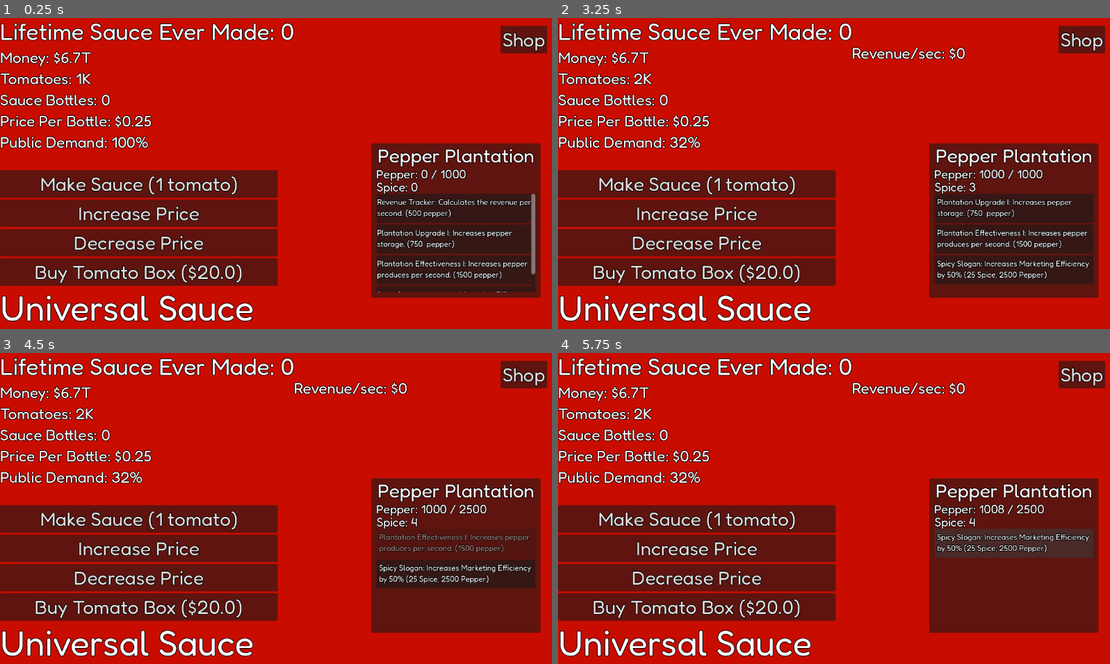
Above: before the commit, frames 1-4 (two rows, left to right).
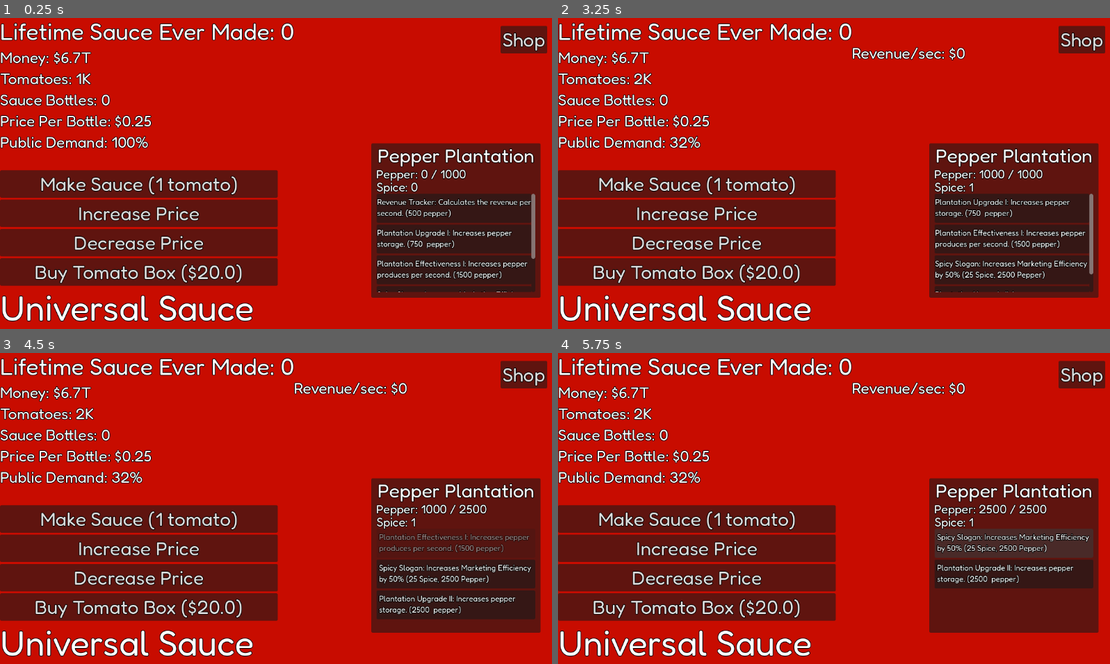
Above: after the commit, the same moments.

Repository: Overlord1304/UniversalSauce
Game: Godot game, scene res://scenes/main.tscn
The game is run twice, just before and just after one commit, with the same random seed, the same clock (stepped at 60 frames per second) and the same inputs.
Inputs:
- Up to frame 1 (0.25 s): no input
- Up to frame 2 (3.25 s): click "Increase Price" at 0.5 s; click "Decrease Price" at 1.25 s; click "Buy Tomato Box ($20.0)" at 2 s; click "Revenue Tracker: Calculates t…" at 2.75 s
- Up to frame 3 (4.5 s): click "Plantation Upgrade I: Increas…" at 3.5 s; click "Plantation Effectiveness I: I…" at 4.25 s
- Up to frame 4 (5.75 s): click "Spicy Slogan: Increases Marke…" at 5 s

The runs differ from the first frame. In frame 1, less than 0.1% of the frame differs, in the area x 96-97%, y 77-83%; in frame 2, 2.7%; in frame 3, 2.7%; in frame 4, 3.0%, in the area x 68-97%, y 48-76%.

Commit message:
more plantation upgrades+some refining with spice generation and some bug fixes

Diff:
--- a/scenes/main.tscn
+++ b/scenes/main.tscn
@@ -313,6 +313,30 @@
 text = "Spicy Slogan: Increases Marketing Efficiency
 by 50% (25 Spice, 2500 Pepper)"
 
+[node name="plug5" type="Button" parent="PepperPanel/ScrollContainer/VBoxContainer" unique_id=782563512]
+custom_minimum_size = Vector2(0, 60)
+layout_mode = 2
+
+[node name="plug5label" type="Label" parent="PepperPanel/ScrollContainer/VBoxContainer/plug5" unique_id=944136554]
+layout_mode = 1
+anchors_preset = 8
+anchor_left = 0.5
+anchor_top = 0.5
+anchor_right = 0.5
+anchor_bottom = 0.5
+offset_left = -160.0
+offset_top = -23.0
+offset_right = 160.0
+offset_bottom = 43.0
+grow_horizontal = 2
+grow_vertical = 2
+theme_override_constants/outline_size = 5
+theme_override_fonts/font = ExtResource("2_sugp2")
+theme_override_styles/focus = SubResource("StyleBoxEmpty_tbgi4")
+text = "Plantation Upgrade II: Increases pepper
+storage. (2500  pepper)
+"
+
 [node name="Spice" type="Label" parent="PepperPanel" unique_id=1231848050]
 layout_mode = 1
 anchors_preset = 2
@@ -330,6 +354,9 @@
 vertical_alignment = 2
 
 [node name="Pepper" type="Timer" parent="." unique_id=998249842]
+
+[node name="Spice" type="Timer" parent="." unique_id=1150580275]
+wait_time = 3.0
 
 [connection signal="pressed" from="Buttons/MakeSauce" to="." method="_on_make_sauce_pressed"]
 [connection signal="pressed" from="Buttons/PriceInc" to="." method="_on_price_inc_pressed"]
@@ -341,4 +368,6 @@
 [connection signal="pressed" from="PepperPanel/ScrollContainer/VBoxContainer/plug2" to="." method="_on_plug_2_pressed"]
 [connection signal="pressed" from="PepperPanel/ScrollContainer/VBoxContainer/plug3" to="." method="_on_plug_3_pressed"]
 [connection signal="pressed" from="PepperPanel/ScrollContainer/VBoxContainer/plug4" to="." method="_on_plug_4_pressed"]
+[connection signal="pressed" from="PepperPanel/ScrollContainer/VBoxContainer/plug5" to="." method="_on_plug_5_pressed"]
 [connection signal="timeout" from="Pepper" to="." method="_on_pepper_timeout"]
+[connection signal="timeout" from="Spice" to="." method="_on_spice_timeout"]
--- a/scripts/global.gd
+++ b/scripts/global.gd
@@ -34,6 +34,8 @@
 var plug2bought = false
 var plug3bought = false
 var plug4bought = false
+var plug5bought = false
+var plug_marketing_boost = 1
 var saves = "user://userdata.save"
 func save_data():
 	var data = {
@@ -68,7 +70,9 @@
 		"plug2bought": plug2bought,
 		"plug3bought": plug3bought,
 		"plug4bought": plug4bought,
-		"spice": spice
+		"plug5bought": plug5bought,
+		"spice": spice,
+		"plug_marketing_boost": plug_marketing_boost
 	}
 	var file = FileAccess.open(saves,FileAccess.WRITE)
 	file.store_var(data)
@@ -110,7 +114,9 @@
 			plug2bought = data.get("plug2bought",false)
 			plug3bought = data.get("plug3bought",false)
 			plug4bought = data.get("plug4bought",false)
+			plug5bought = data.get("plug5bought",false)
 			spice = data.get("spice",0)
+			plug_marketing_boost = data.get("plug_marketing_boost",0)
 	else:
 		save_data()
 func format_number(n):
--- a/scripts/main.gd
+++ b/scripts/main.gd
@@ -16,15 +16,20 @@
 	Global.load_data()
 	$Passive.start(Global.machine_cooldown)
 	$Pepper.start()
+	$Spice.start()
 	if Global.plug1bought:
 		$PepperPanel/ScrollContainer/VBoxContainer/plug1.queue_free()
 	if Global.plug2bought:
 		$PepperPanel/ScrollContainer/VBoxContainer/plug2.queue_free()
 	if Global.plug3bought:
 		$PepperPanel/ScrollContainer/VBoxContainer/plug3.queue_free()
-
+	if Global.plug4bought:
+		$PepperPanel/ScrollContainer/VBoxContainer/plug4.queue_free()
+	if Global.plug5bought:
+		$PepperPanel/ScrollContainer/VBoxContainer/plug5.queue_free()
 func _process(delta):
-	Global.marketing_boost = Global.marketing_lvl * 0.25
+	print(Global.plug1bought)
+	Global.marketing_boost = 1+(Global.marketing_lvl * 0.25)
 	sell_timer += delta
 	if sell_timer >= sell_interval:
 		sell_timer = 0
@@ -36,7 +41,7 @@
 	sauce_inv_label.text= "Sauce Bottles: "+Global.format_number(Global.sauce_inventory)
 	lifetime_sauce_label.text = "Lifetime Sauce Ever Made: "+Global.format_number(Global.lifetime_sauce)
 	price_label.text = "Price Per Bottle: $"+Global.format_number(Global.sauce_price)
-	demand_label.text = "Public Demand: " +Global.format_number(int(Global.public_demand*(1+Global.marketing_boost)*100))+"%"
+	demand_label.text = "Public Demand: " +Global.format_number(int(Global.public_demand*Global.plug_marketing_boost*Global.marketing_boost*100))+"%"
 	pepper_label.text = "Pepper: "+ str(round(Global.pepper))+" / "+ str(Global.pepper_cap)
 	spice_label.text = "Spice: "+str(round(Global.spice))
 	if Global.revenue_enabled:
@@ -65,8 +70,7 @@
 func generate_pepper():
 	Global.pepper += Global.pepper_per_sec
 	Global.pepper = min(Global.pepper,Global.pepper_cap)
-	if Global.pepper >= Global.pepper_cap:
-		Global.spice += 1
+
 func _on_price_inc_pressed() -> void:
 	Global.sauce_price += 0.01
 	recalc_demand()
@@ -123,7 +127,7 @@
 func _on_plug_1_pressed() -> void:
 	if Global.pepper >= 500:
 		Global.pepper -= 500
-		Global.plug1bought = false
+		Global.plug1bought = true
 		Global.revenue_enabled = true
 		fade_out($PepperPanel/ScrollContainer/VBoxContainer/plug1)
 		update_ui()
@@ -133,7 +137,7 @@
 func _on_plug_2_pressed() -> void:
 	if Global.pepper >= 750:
 		Global.pepper -= 750
-		Global.plug2bought = false
+		Global.plug2bought = true
 		Global.pepper_cap = 2500
 		fade_out($PepperPanel/ScrollContainer/VBoxContainer/plug2)
 		update_ui()
@@ -142,8 +146,8 @@
 func _on_plug_3_pressed() -> void:
 	if Global.pepper >= 1500:
 		Global.pepper -= 1500
-		Global.plug3bought = false
-		Global.pepper_per_sec = 8
+		Global.plug3bought = true
+		Global.pepper_per_sec *= 2
 		fade_out($PepperPanel/ScrollContainer/VBoxContainer/plug3)
 		update_ui()
 		Global.save_data()
@@ -151,10 +155,26 @@
 
 func _on_plug_4_pressed() -> void:
 	if Global.spice >= 25 and Global.pepper >= 2500:
-		Global.pepper -= 1500
+		Global.pepper -= 2500
 		Global.spice -= 25
-		Global.plug4bought = false
-		Global.marketing_boost *= 1.5
+		Global.plug4bought = true
+		Global.plug_marketing_boost += 0.5
 		fade_out($PepperPanel/ScrollContainer/VBoxContainer/plug4)
+		recalc_demand()
 		update_ui()
 		Global.save_data()
+
+
+func _on_spice_timeout() -> void:
+	if Global.pepper >= Global.pepper_cap:
+		Global.spice += 1
+
+
+func _on_plug_5_pressed() -> void:
+	if Global.pepper >= 2500:
+		Global.pepper -= 2500
+		Global.plug5bought = true
+		Global.pepper_cap = 5000
+		fade_out($PepperPanel/ScrollContainer/VBoxContainer/plug5)
+		update_ui()
+		Global.save_data()
